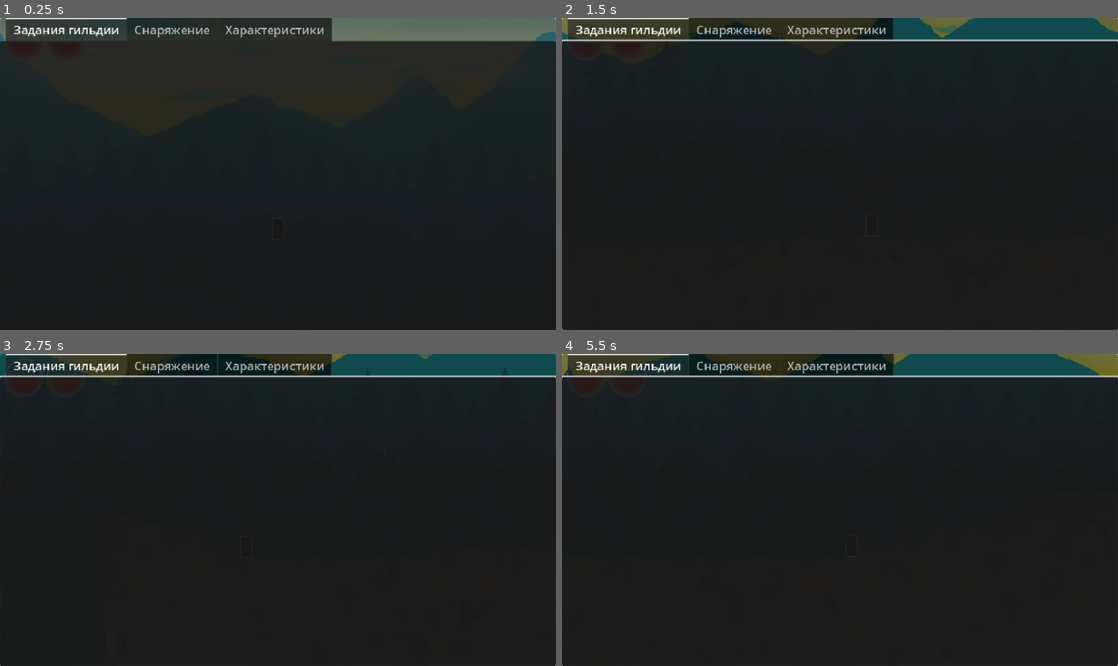
Above: before the commit, frames 1-4 (two rows, left to right).
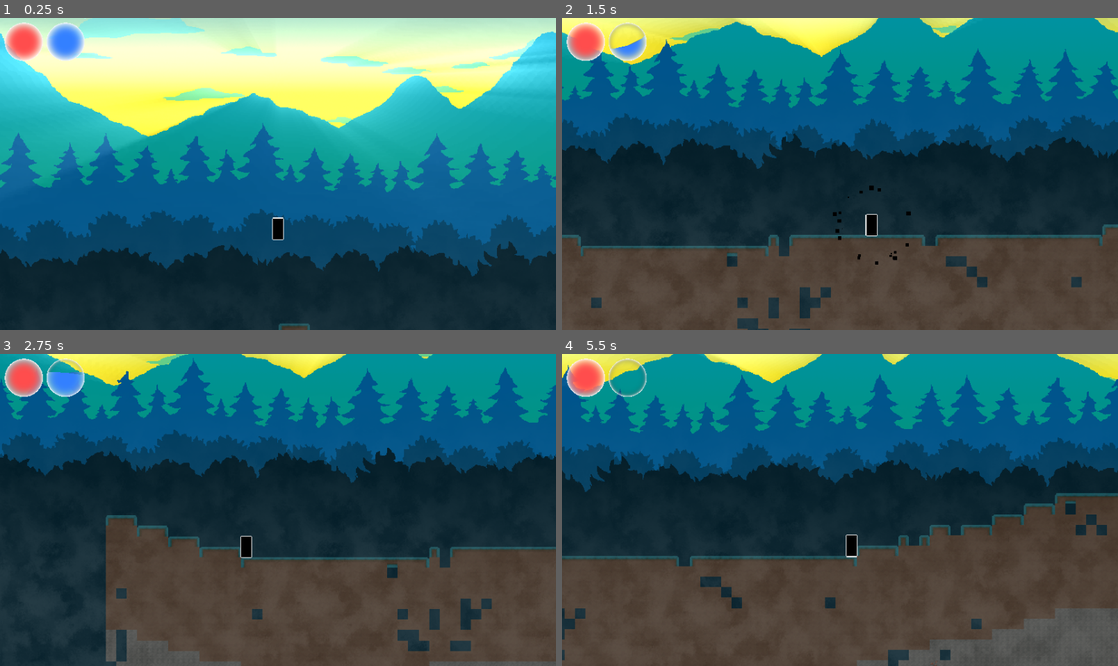
Above: after the commit, the same moments.

Repository: terriblepanic/first-game
Game: Godot game, scene res://scenes/Main.tscn
Two runs of this game, one before a commit and one after it. Both use one fixed random seed, a clock stepped at 60 frames per second and the inputs below. This scene is started directly instead of the project's main scene.
Inputs (mouse positions are in pixels of both pictures, inside the frame that each line leads up to):
- Up to frame 1 (0.25 s): no input
- Up to frame 2 (1.5 s): tap Enter (ui_accept) at 0.5 s; move the mouse to (962, 158) at 0.52 s; hold D (move_right) 0.53-1.25 s; click (962, 158) at 0.6 s; tap Space (jump) at 0.77 s; drag from (728, 189) to (956, 248) at 1.27 s
- Up to frame 3 (2.75 s): move the mouse to (333, 441) at 2.02 s; hold A (move_left) from 2.03 s (still down); right-click (333, 441) at 2.1 s
- Up to frame 4 (5.5 s): release A (move_left) at 2.75 s; drag from (812, 572) to (673, 463) at 2.77 s; move the mouse to (1006, 556) at 3.52 s; hold D (move_right) 3.53-4.25 s; click (1006, 556) at 3.6 s; tap Space (jump) at 3.77 s; drag from (673, 463) to (956, 541) at 4.27 s; move the mouse to (867, 510) at 5.02 s; hold D (move_right) from 5.03 s (still down); right-click (867, 510) at 5.1 s; click (867, 510) at 5.17 s

The runs differ from the first frame. In frame 1, 84% of the frame differs, in the area x 0-100%, y 0-100%; in frame 2, 79%; in frame 3, 79%; in frame 4, 83%.
Error before the commit: Parse Error: Expected end of statement after variable declaration, found "Identifier" instead. (res://scripts/hud.gd:16)

Commit message:
Fix inventory design

Diff:
--- a/scenes/HUD.tscn
+++ b/scenes/HUD.tscn
@@ -1,10 +1,21 @@
-[gd_scene load_steps=8 format=3 uid="uid://i60btftcy6ji"]
+[gd_scene load_steps=12 format=3 uid="uid://i60btftcy6ji"]
 
 [ext_resource type="Script" uid="uid://dbqvta4b25f55" path="res://scripts/hud.gd" id="1_nysna"]
 [ext_resource type="Script" uid="uid://cspwhrut3nv8d" path="res://scripts/inventory.gd" id="2_f6qnu"]
 [ext_resource type="PackedScene" uid="uid://c7htbu4a30wt2" path="res://scenes/orb_bar.tscn" id="3_k4w17"]
+[ext_resource type="Shader" uid="uid://8wg2iwar8qby" path="res://shaders/pantheon_sky_stars.gdshader" id="4_f6qnu"]
 [ext_resource type="Script" uid="uid://bqb1l0y2cyjop" path="res://scripts/mini_map_viewport.gd" id="4_twldb"]
 [ext_resource type="Script" uid="uid://b3h4lpeh81nkb" path="res://scripts/debug_hud.gd" id="5_8cuoo"]
+
+[sub_resource type="ShaderMaterial" id="ShaderMaterial_k4w17"]
+shader = ExtResource("4_f6qnu")
+shader_parameter/bg_color = Vector4(0, 0, 0, 0)
+
+[sub_resource type="StyleBoxFlat" id="StyleBoxFlat_twldb"]
+bg_color = Color(0.13, 0.13, 0.13, 0)
+
+[sub_resource type="StyleBoxFlat" id="StyleBoxFlat_8cuoo"]
+bg_color = Color(0.13, 0.13, 0.13, 0)
 
 [sub_resource type="StyleBoxFlat" id="StyleBoxFlat_1iba3"]
 bg_color = Color(0, 0, 0, 0.360784)
@@ -77,14 +88,18 @@
 [node name="InventoryPanel" type="Panel" parent="HUD"]
 layout_mode = 1
 anchors_preset = -1
-anchor_left = 0.0
-anchor_top = 0.0
-anchor_right = 1.0
-anchor_bottom = 1.0
-offset_left = 0.0
-offset_top = 0.0
-offset_right = 0.0
-offset_bottom = 0.0
+anchor_right = 1.0
+anchor_bottom = 1.0
+
+[node name="Sky" type="ColorRect" parent="HUD/InventoryPanel"]
+material = SubResource("ShaderMaterial_k4w17")
+layout_mode = 1
+anchors_preset = 15
+anchor_right = 1.0
+anchor_bottom = 1.0
+grow_horizontal = 2
+grow_vertical = 2
+color = Color(1, 0.580392, 0.729412, 1)
 
 [node name="InfoTabs" type="TabContainer" parent="HUD/InventoryPanel"]
 layout_mode = 1
@@ -93,21 +108,25 @@
 anchor_bottom = 1.0
 grow_horizontal = 2
 grow_vertical = 2
-current_tab = 0
+current_tab = 2
 
 [node name="Задания гильдии" type="VBoxContainer" parent="HUD/InventoryPanel/InfoTabs"]
+visible = false
 layout_mode = 2
 metadata/_tab_index = 0
 
 [node name="QuestsList" type="ItemList" parent="HUD/InventoryPanel/InfoTabs/Задания гильдии"]
 layout_mode = 2
 size_flags_vertical = 3
+theme_override_styles/panel = SubResource("StyleBoxFlat_twldb")
 
 [node name="Снаряжение" type="VBoxContainer" parent="HUD/InventoryPanel/InfoTabs"]
+visible = false
 layout_mode = 2
 metadata/_tab_index = 1
 
 [node name="InventoryGrid" type="GridContainer" parent="HUD/InventoryPanel/InfoTabs/Снаряжение"]
+visible = false
 layout_mode = 2
 size_flags_vertical = 3
 columns = 5
@@ -119,6 +138,7 @@
 [node name="BlessingsList" type="ItemList" parent="HUD/InventoryPanel/InfoTabs/Характеристики"]
 layout_mode = 2
 size_flags_vertical = 3
+theme_override_styles/panel = SubResource("StyleBoxFlat_8cuoo")
 
 [node name="SubViewportContainer" type="SubViewportContainer" parent="HUD"]
 visible = false
--- a/scripts/hud.gd
+++ b/scripts/hud.gd
@@ -13,7 +13,7 @@
 @onready var inventory_panel: Control = $HUD/InventoryPanel
 @onready var inventory_grid: GridContainer = $HUD/InventoryPanel/InfoTabs/Снаряжение/InventoryGrid
 @onready var blessings_list: ItemList = $HUD/InventoryPanel/InfoTabs/Характеристики/BlessingsList
-@onready var quests_list: ItemList = $HUD/InventoryPanel/InfoTabs/Задания гильдии/QuestsList
+@onready var quests_list: ItemList = $"HUD/InventoryPanel/InfoTabs/Задания гильдии/QuestsList"
 @onready var inventory: Inventory = $Inventory
 
 func _ready() -> void:
